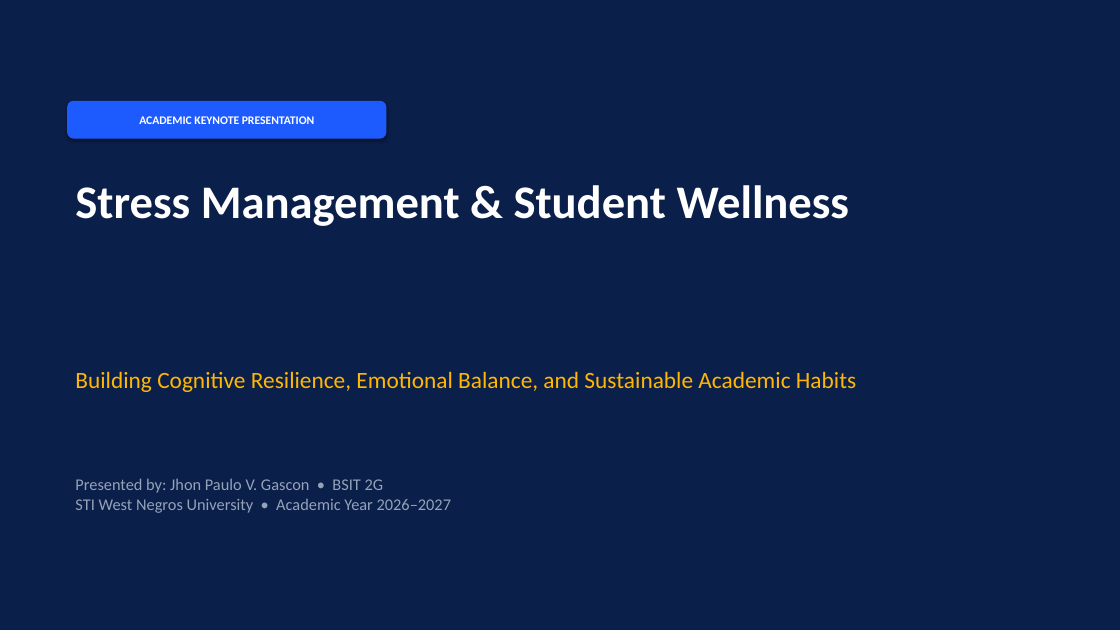
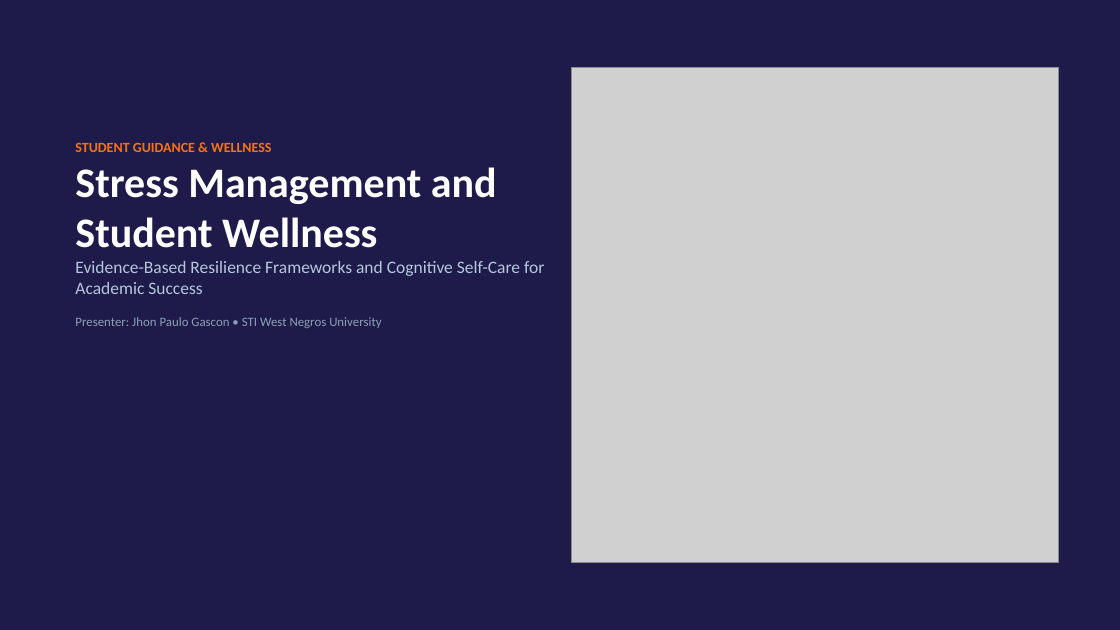
Before and after one commit to paulogascon/portfolio, a slide deck: slide 1 of freelance/samples/pptx/Stress_Management_Student_Wellness.pptx. Drawn at 1120x630 pixels with LibreOffice and Linux fonts; fonts in the diff are those of the drawing; grey boxes stand for pictures. Boxes give left, top, right and bottom in pixels: in the first picture for what was removed or moved away, otherwise in the second. Text is boxed around its words. In the diff, an @@ line names an element or a change of style, - is before the commit and + after.

```diff
--- a/freelance/samples/pptx/Stress_Management_Student_Wellness.pptx
+++ b/freelance/samples/pptx/Stress_Management_Student_Wellness.pptx
@@ rectangle at (x1=0, y1=0, x2=1120, y2=630): fill #0B1F4B to #1E1B4B @@
@@ picture added at (x1=571, y1=67, x2=1059, y2=563) @@
@@ rounded rectangle removed at (x1=67, y1=101, x2=386, y2=139) @@
-ACADEMIC KEYNOTE PRESENTATION
@@ text at (x1=75, y1=143, x2=544, y2=328): text changed; size 40 to 15 pt; text colour #FFFFFF to #B4C8DC; bold off @@
-Stress Management & Student Wellness
+STUDENT GUIDANCE & WELLNESS
+Stress Management and Student Wellness
+Evidence-Based Resilience Frameworks and Cognitive Self-Care for Academic Success
+Presenter: Jhon Paulo Gascon • STI West Negros University
@@ text removed at (x1=75, y1=371, x2=856, y2=392) @@
-Building Cognitive Resilience, Emotional Balance, and Sustainable Academic Habits
@@ text removed at (x1=75, y1=478, x2=451, y2=513) @@
-Presented by: Jhon Paulo V. Gascon • BSIT 2G
-STI West Negros University • Academic Year 2026–2027
```
Also in this commit, not shown: 10 slides added, 10 slides removed, 39 other files.
